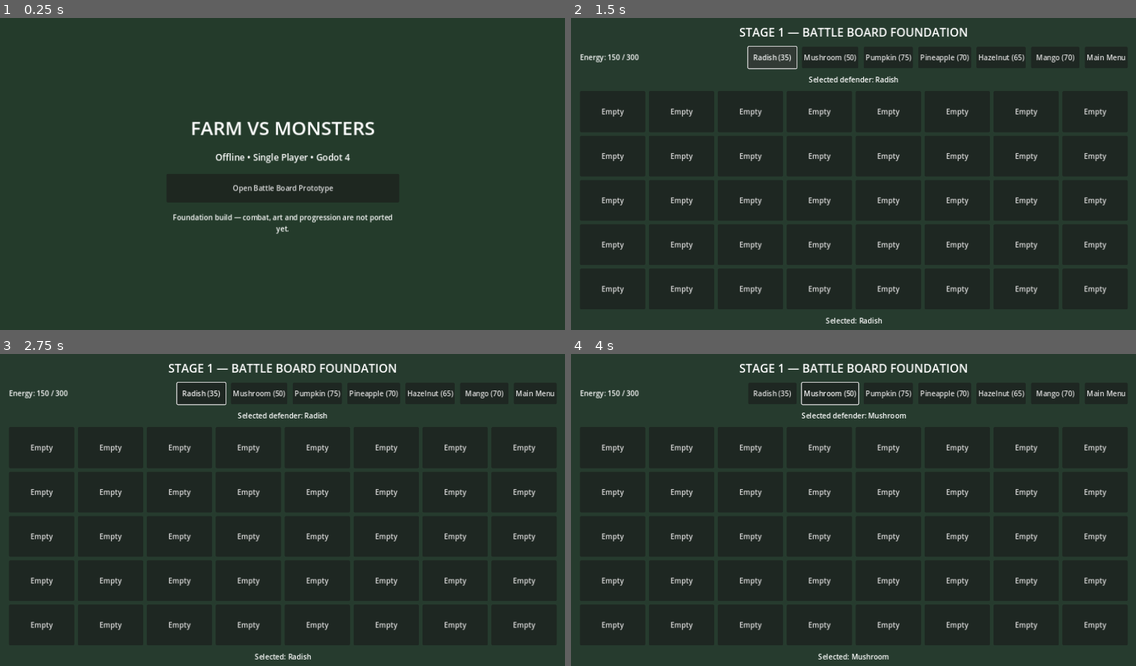
Above: before the commit, frames 1-4 (two rows, left to right).
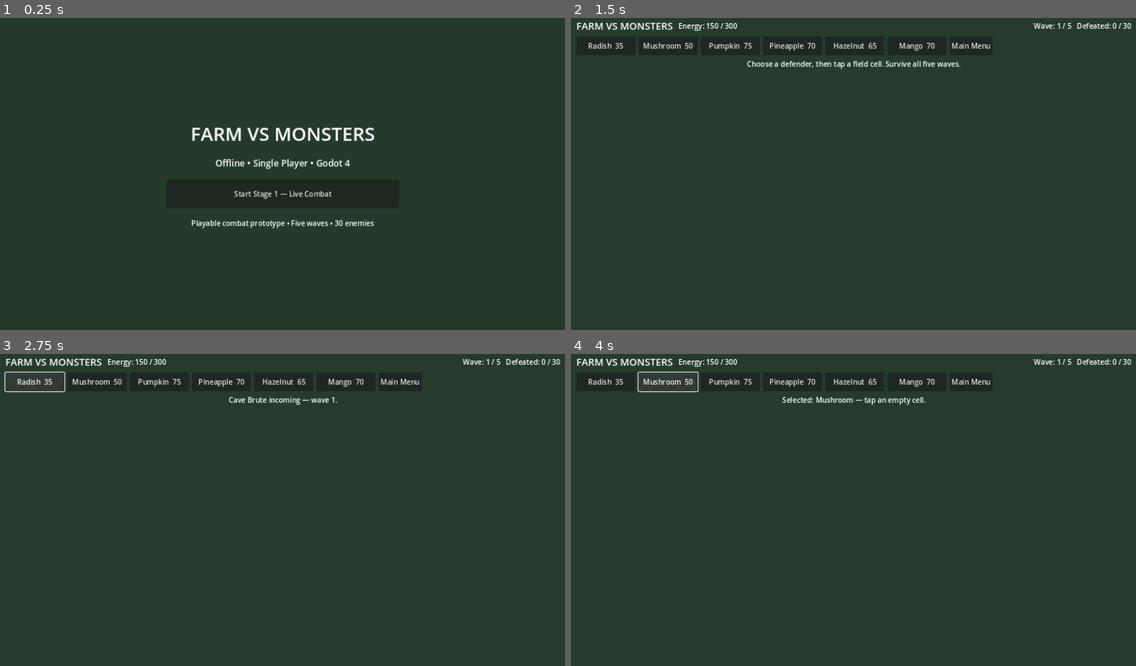
Above: after the commit, the same moments.

Repository: waelkamira/FarmVsMonsters
Game: Godot game, scene res://scenes/main.tscn
Two runs of this game, one before a commit and one after it. Both use one fixed random seed, a clock stepped at 60 frames per second and the inputs below.
Inputs (mouse positions are in pixels of both pictures, inside the frame that each line leads up to):
- Up to frame 1 (0.25 s): no input
- Up to frame 2 (1.5 s): click "Open Battle Board Prototype" (after the commit: "Start Stage 1 — Live Combat") at 0.5 s; click (774, 58) at 1.25 s, where only the run before the commit has a clickable "Radish (35)"
- Up to frame 3 (2.75 s): click (33, 382) at 2 s, where only the run after the commit has a clickable "Radish 35"
- Up to frame 4 (4 s): click (830, 394) at 2.75 s, where only the run before the commit has a clickable "Mushroom (50)"; click (667, 382) at 3.5 s, where only the run after the commit has a clickable "Mushroom 50"

The runs differ from the first frame. In frame 1, 3.0% of the frame differs, in the area x 30-70%, y 33-70%; in frame 2, 5.4%; in frame 3, 5.3%; in frame 4, 5.5%, in the area x 1-100%, y 1-98%.

Commit message:
Launch live combat from main menu

Diff:
--- a/godot/scripts/main.gd
+++ b/godot/scripts/main.gd
@@ -1,6 +1,6 @@
 extends Control
 
-const BATTLE_SCENE: String = "res://scenes/battle_prototype.tscn"
+const BATTLE_SCENE: String = "res://scenes/live_battle.tscn"
 
 func _ready() -> void:
 	_build_menu()
@@ -33,13 +33,13 @@
 	content.add_child(subtitle)
 
 	var start_button := Button.new()
-	start_button.text = "Open Battle Board Prototype"
+	start_button.text = "Start Stage 1 — Live Combat"
 	start_button.custom_minimum_size = Vector2(0, 64)
 	start_button.pressed.connect(_open_battle)
 	content.add_child(start_button)
 
 	var note := Label.new()
-	note.text = "Foundation build — combat, art and progression are not ported yet."
+	note.text = "Playable combat prototype • Five waves • 30 enemies"
 	note.horizontal_alignment = HORIZONTAL_ALIGNMENT_CENTER
 	note.autowrap_mode = TextServer.AUTOWRAP_WORD_SMART
 	content.add_child(note)
@@ -47,4 +47,4 @@
 func _open_battle() -> void:
 	var error: Error = get_tree().change_scene_to_file(BATTLE_SCENE)
 	if error != OK:
-		push_error("Could not open battle prototype. Error: %s" % error)
+		push_error("Could not open live battle. Error: %s" % error)
